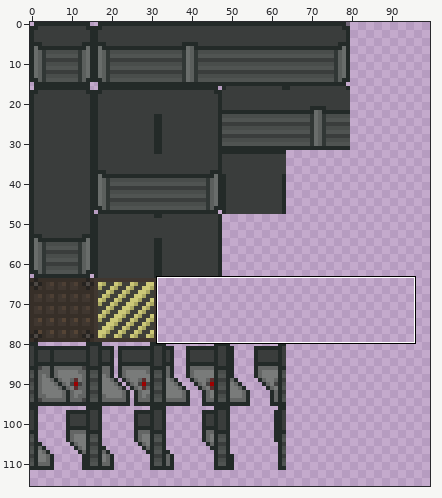
One commit to this pixel-art file: sprites/tileset.aseprite. Above: a wide view before the commit, with the close-up outlined.
Close-up. Before the edit:
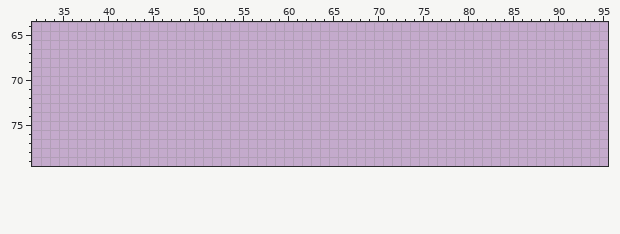
256x256 pixels, 1 frame. Colours within 5 levels of each other are drawn and written as one. Shown: x 32..95, y 64..79. The wide view leaves out empty margins.
New version:
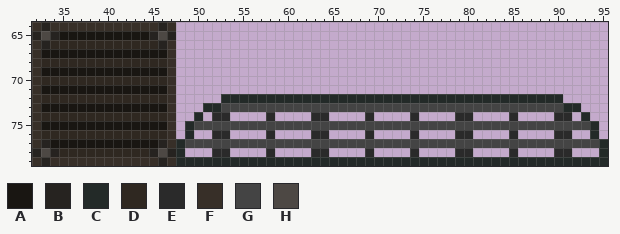
Palette (. is transparent): A #191612  B #262320  C #232a28  D #2f2821  E #2a2a2a  F #372f28  G #444444  H #4d4844
From old to new:
y 64: x 32..47 ................ -> FBFFFFFFFFFFFFBF
y 65: x 32..47 ................ -> BHBAAAAAAAAAABHB
y 66: x 32..47 ................ -> FBDDDDDDDDDDDDBF
y 67: x 32..47 ................ -> FAAAAAAAAAAAAAAF
y 68: x 32..47 ................ -> FDDDDDDDDDDDDDDF
y 69: x 32..47 ................ -> FAAAAAAAAAAAAAAF
y 70: x 32..47 ................ -> FDDDDDDDDDDDDDDF
y 71: x 32..47 ................ -> FAAAAAAAAAAAAAAF
y 72: x 32..47 ................ -> FDDDDDDDDDDDDDDF; x 53..90 ...................................... -> CCCCCCCCCCCCCCCCCCCCCCCCCCCCCCCCCCCCCC
y 73: x 32..47 ................ -> FAAAAAAAAAAAAAAF; x 51..92 .......................................... -> CCGGGGGGGGGGGGGGGGGGGGGGGGGGGGGGGGGGGGGGCC
y 74: x 32..47 ................ -> FDDDDDDDDDDDDDDF; x 50 . -> C; x 52..53 .. -> EE; x 58 . -> E; x 63..64 .. -> EE; x 69 . -> E; x 74 . -> E; x 79..80 .. -> EE; x 85 . -> E; x 90..91 .. -> EE; x 93 . -> C
y 75: x 32..47 ................ -> FAAAAAAAAAAAAAAF; x 49..94 .............................................. -> CGGGGGGGGGGGGGGGGGGGGGGGGGGGGGGGGGGGGGGGGGGGGC
y 76: x 32..47 ................ -> FDDDDDDDDDDDDDDF; x 49 . -> C; x 52..53 .. -> EE; x 58 . -> E; x 63..64 .. -> EE; x 69 . -> E; x 74 . -> E; x 79..80 .. -> EE; x 85 . -> E; x 90..91 .. -> EE; x 94 . -> C
y 77: x 32..95 ................................................................ -> FBAAAAAAAAAAAABFCGGGGGGGGGGGGGGGGGGGGGGGGGGGGGGGGGGGGGGGGGGGGGGC
y 78: x 32..48 ................. -> BHBDDDDDDDDDDBHBC; x 52..53 .. -> EE; x 58 . -> E; x 63..64 .. -> EE; x 69 . -> E; x 74 . -> E; x 79..80 .. -> EE; x 85 . -> E; x 90..91 .. -> EE; x 95 . -> C
y 79: x 32..95 ................................................................ -> FBFFFFFFFFFFFFBFCCCCCCCCCCCCCCCCCCCCCCCCCCCCCCCCCCCCCCCCCCCCCCCC
Pixel boxes of the changes (left, top, right, bottom) in both close-ups:
added: (32, 22, 608, 166)
